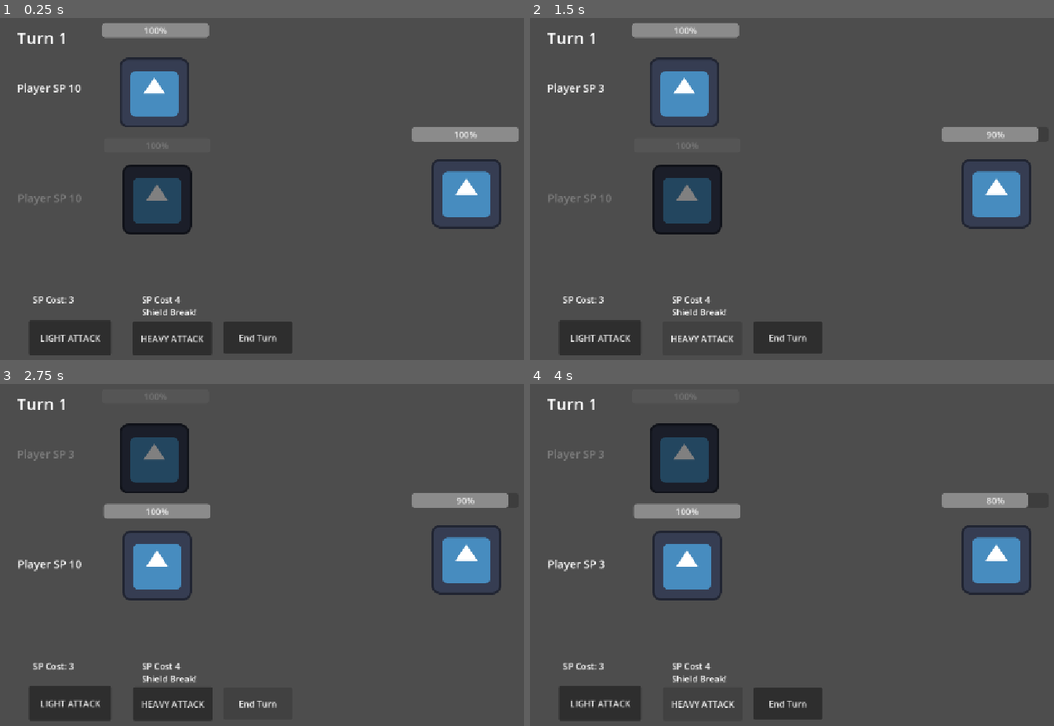
Above: before the commit, frames 1-4 (two rows, left to right).
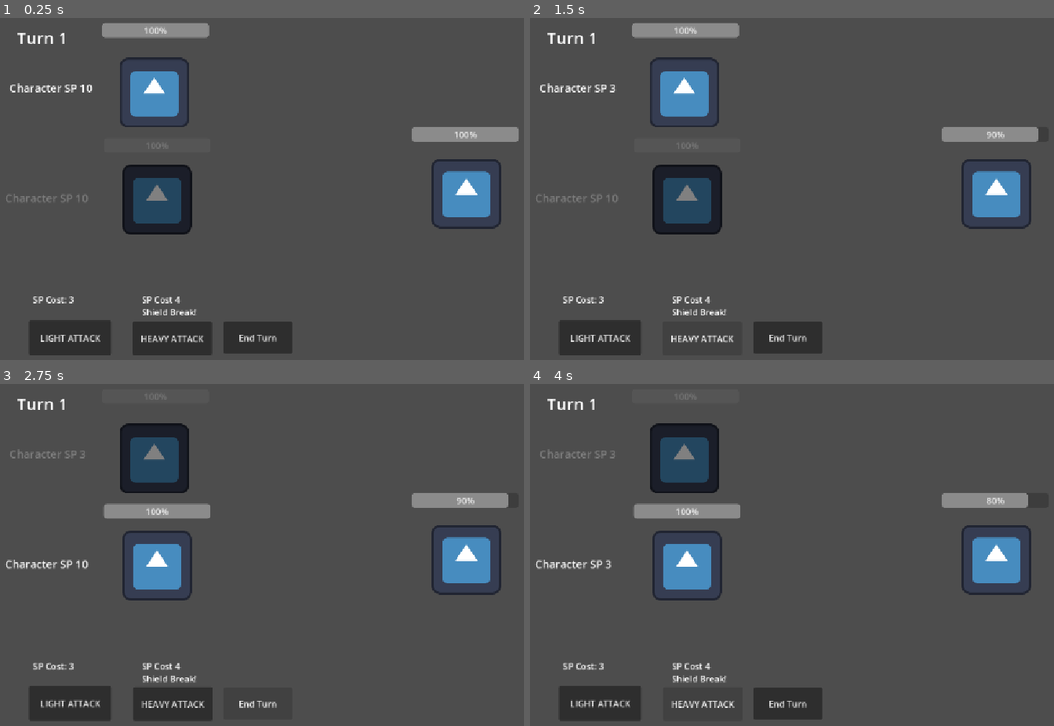
Above: after the commit, the same moments.

Repository: DChen1204/MagicCatster
Game: Godot game, scene res://DiwenFolder/Scene1.tscn
Same seed, same stepped clock (60 frames per second), same inputs: the game is played once before the commit and once after it. The engine's default icon, where the game draws it, is replaced by a stand-in: a white triangle on a blue panel in a dark square.
Inputs:
- Up to frame 1 (0.25 s): no input
- Up to frame 2 (1.5 s): click "LIGHT ATTACK" at 0.5 s; click "HEAVY ATTACK" at 1.25 s
- Up to frame 3 (2.75 s): click "End Turn" at 2 s
- Up to frame 4 (4 s): click "LIGHT ATTACK" at 2.75 s; click "HEAVY ATTACK" at 3.5 s

The runs differ from the first frame. In frame 1, 0.3% of the frame differs, in the area x 1-18%, y 19-55%; in frame 2, 0.3%; in frame 3, 0.4%, in the area x 1-17%, y 19-55%; in frame 4, 0.4%.

Commit message:
Minor Changes

Diff:
--- a/DiwenFolder/Scene1.tscn
+++ b/DiwenFolder/Scene1.tscn
@@ -133,12 +133,12 @@
 health = NodePath("../PlayerHealth")
 
 [node name="SP Display" type="RichTextLabel" parent="Player" unique_id=1503216475 node_paths=PackedStringArray("target")]
-offset_left = -252.0
+offset_left = -266.0
 offset_top = -23.0
 offset_right = -102.0
 offset_bottom = 17.0
 theme_override_font_sizes/normal_font_size = 20
-text = "Player 1 SP"
+text = "Character SP"
 script = ExtResource("8_k4tyk")
 target = NodePath("..")
 
@@ -203,12 +203,12 @@
 health = NodePath("../PlayerHealth")
 
 [node name="SP Display" type="RichTextLabel" parent="Player2" unique_id=786104522 node_paths=PackedStringArray("target")]
-offset_left = -256.0
+offset_left = -279.0
 offset_top = -17.0
 offset_right = -106.0
 offset_bottom = 23.0
 theme_override_font_sizes/normal_font_size = 20
-text = "Player 2 SP"
+text = "Character SP"
 script = ExtResource("8_k4tyk")
 target = NodePath("..")
 
--- a/DiwenFolder/Scripts/CharacterScripts/EnemyScript1.gd
+++ b/DiwenFolder/Scripts/CharacterScripts/EnemyScript1.gd
@@ -34,7 +34,7 @@
 	decide_action()
 
 # Enemy AI deciding what to do in its turn
-# Right, it is random 50/50 attacking and shielding
+# Right, it is random 70/30 attacking and shielding
 func decide_action():
 	if randf() < 0.5:
 		var target = pick_target()
--- a/DiwenFolder/Scripts/ManagerScripts/GameManager.gd
+++ b/DiwenFolder/Scripts/ManagerScripts/GameManager.gd
@@ -64,7 +64,7 @@
 # Reset the game
 func reset_game():
 	dead_characters.clear()
-	turn_manager.reset()
 	for p in players:
 		p.reset()
 	enemy.reset()
+	turn_manager.reset()
--- a/DiwenFolder/Scripts/ManagerScripts/TurnManager.gd
+++ b/DiwenFolder/Scripts/ManagerScripts/TurnManager.gd
@@ -38,6 +38,7 @@
 	active_character_index = 0
 	turn_number = 1
 	turn_changed.emit(turn_number)
+	# advance_queue()
 
 # Move to the next character in th queue and count turns
 func _step_index():
--- a/DiwenFolder/Scripts/UIScripts/SPDisplay.gd
+++ b/DiwenFolder/Scripts/UIScripts/SPDisplay.gd
@@ -7,11 +7,11 @@
 
 func _ready() -> void:
 	# Update the text
-	text = "Player SP %d" % target.sp
+	text = "Character SP %d" % target.sp
 
 	# Update the text when sp changes
 	target.sp_changed.connect(_on_sp_changed)
 
 # Update the text when sp changes
 func _on_sp_changed(new_value: int) -> void:
-	text = "Player SP %d" % new_value
+	text = "Character SP %d" % new_value
